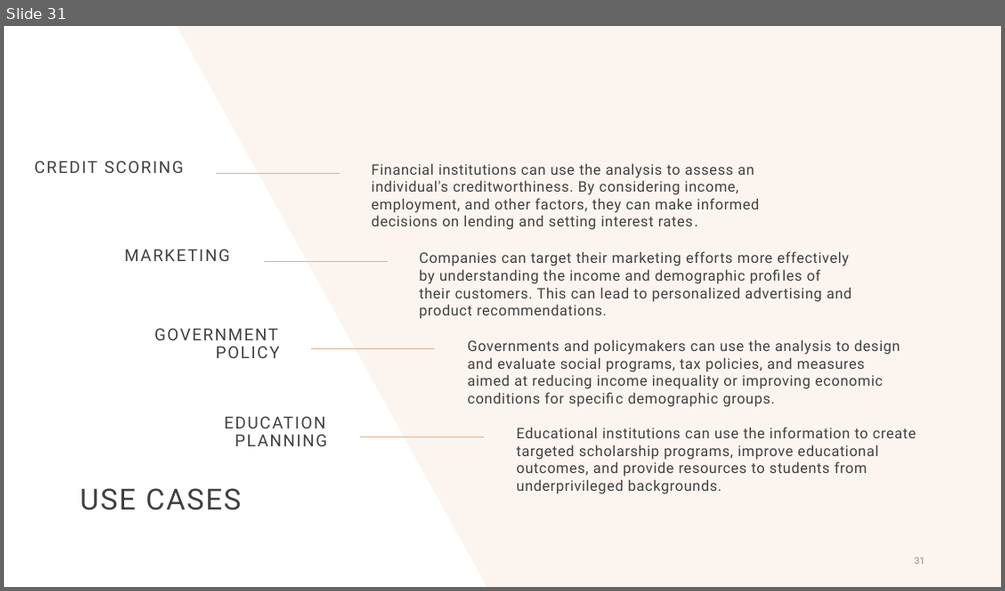
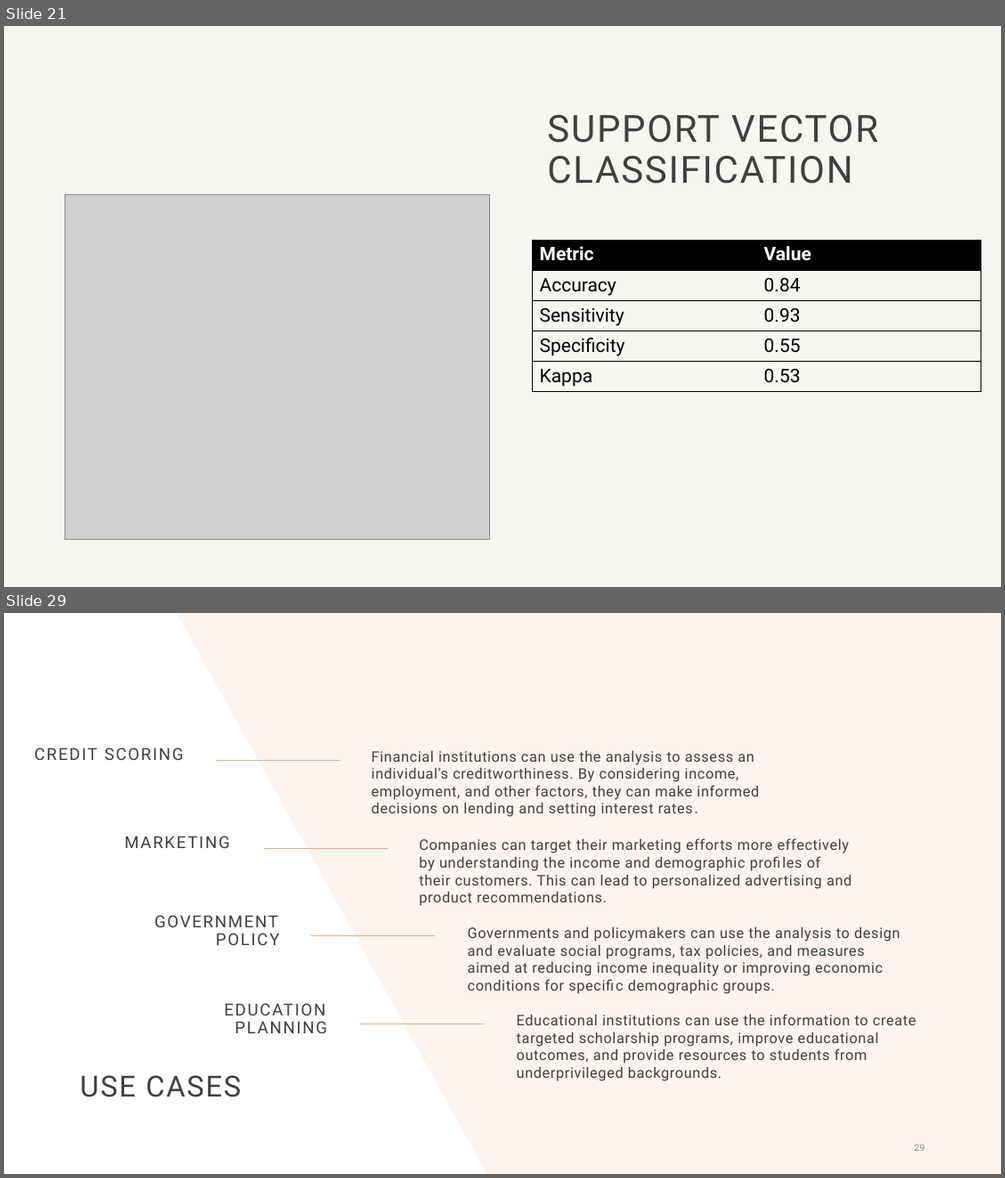
Before and after one commit to Hetansh-patel/Income-Prediction-With-R, a slide deck: R Project.pptx. Shown one above the other, each under a label of ours: slide 31 before the commit, slides 21 and 29 after it; the slides between them are not shown. The pictures are 1005x591 and 1005x1178 pixels, drawn with LibreOffice and Linux fonts; fonts in the diff are those of the drawing; grey boxes stand for pictures; background and template pictures are left out. Boxes give left, top, right and bottom in pixels: in the first picture for what was removed or moved away, otherwise in the second. Text is boxed around its words. In the diff, an @@ line names an element or a change of style, - is before the commit and + after.

```diff
--- a/R Project.pptx
+++ b/R Project.pptx
@@ slide 21 added at <box>4,26,1001,587</box>, background #F7F6F3 @@
@@ title added at <box>547,114,878,184</box>, 36 pt, text #404040 @@
+SUPPORT VECTOR CLASSIFICATION
@@ picture added at <box>65,194,490,539</box> @@
@@ table added at <box>532,240,980,392</box>, 5 rows, 2 columns @@
+Metric | Value
+Accuracy | 0.84
+Sensitivity | 0.93
+Specificity | 0.55
+Kappa | 0.53
@@ what was slide 31 is now slide 29 @@
@@ page number at <box>914,1143,925,1151</box>: text changed @@
-31
+29
```
Also in this commit, not shown: 9 slides changed, 10 other slides added, 13 slides removed.
